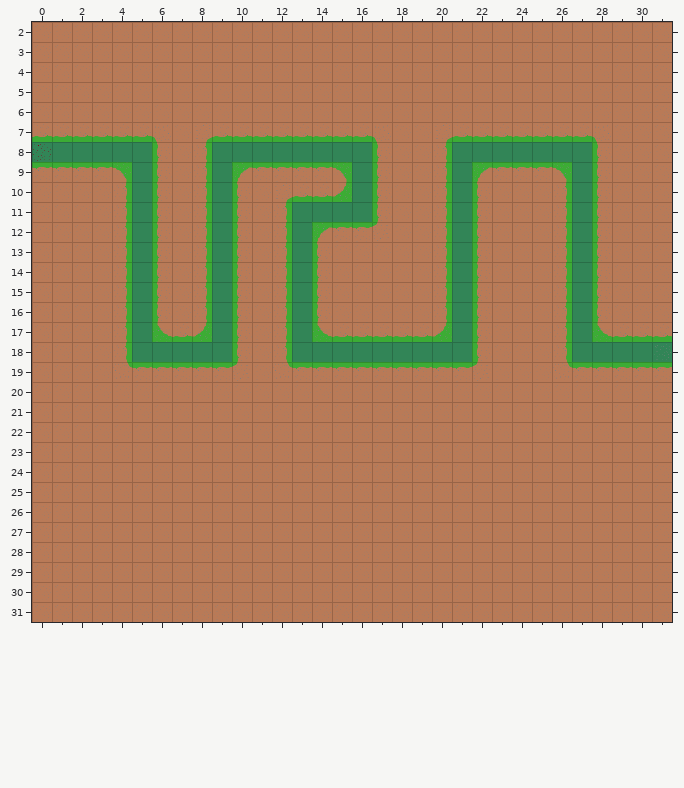
A Tiled map gets an edit: tower-defense/tower-defense-android/assets/data/world/level2/level.tmx. The first picture shows the starting point.
Cells are 32x32 px. Shown: x 0..31, y 2..31.
The same view after the edit:
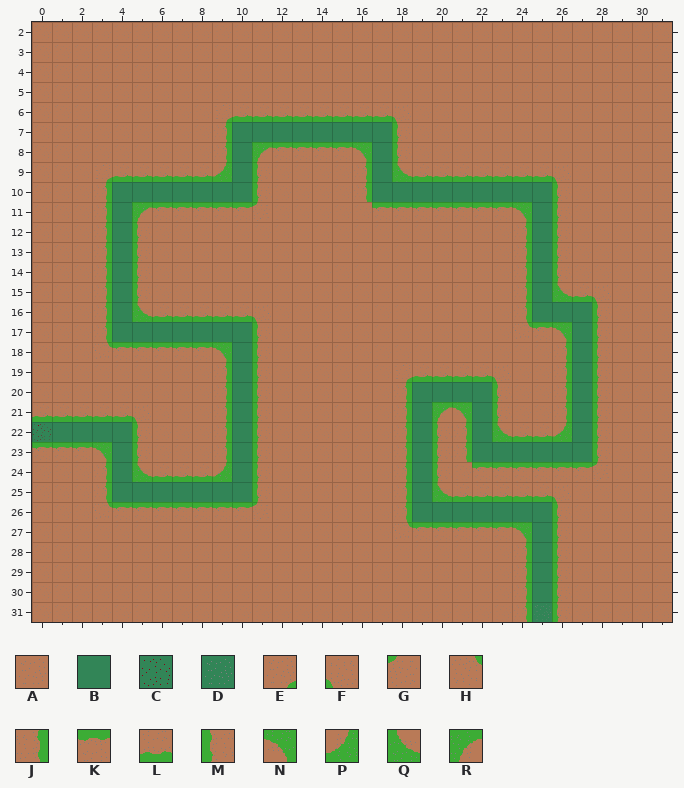
Key: from "tiles": A 0, B 4, C 5, D 6, E 7, F 8, G 9, H 10, J 12, K 13, L 14, M 15, N 16, P 17, Q 18, R 19.
_ is an empty cell, # one hidden under a higher layer, . an unchanged one.
Diff:
--- layer "Ground"
@@ x 0..31 @@
- 6 .........AAAAAAAAAA.............
- 7 LLLLLLF.ELLLLLLLLFA.ELLLLLLLF...
- 8 ......M.J#.######MA.J.......M...
- 9 KKKKN#MAJ#RKKKKN#MAAJ#RKKKN.M...
-10 ...AJ.M.J.MAELLP#M..J.M...J.M...
-11 ...AJ#MAJ#MAJ....MAAJ#MAA.J.M...
-12 ...AJ#M.J.M.J.RKKG..J.M.A.J.M...
-13 ...AJ#M.J.M.J.M.....J.M.A.J.M...
-14 ...AJ#M.J.M.J.M.....J.M.A.J.M...
-15 ...AJ#M.J.M.J.M.....J.M.A.J#M...
-16 ...AJ#MAJ#MAJ.M.....J.M.A.J.....
-17 ...AJ.QLP.MAJ.QLLLLLP.M.AAJ.QLLL
-18 ...AJ#####MAJ.........M.....#...
-19 ....HKKKKKGAHKKKKKKKKKGA..HKKKKK
-20 .........A.A......A....A..A.A...
-21 AAAAAA...A.A......A.AA.A..A.A...
-22 .....A...A.A......A.AA.AAAA.A...
-23 AAAA.A...A.A......A.AA......A...
-24 ...A.AAAAA.A......A.A.AAAAAAA...
-25 ...A.......A......A.AAAAAAA.....
-26 ...AAAAAAAAA......A.......A.....
-27 ..................AAAAAAA.A.....
-28 ........................A.A.....
-29 ........................A.A.....
-30 ........................A.A.....
-31 ........................A.A.....
+ 6 .........ELLLLLLLLF.............
+ 7 AAAAAAA.AJ########M.AAAAAAAAA...
+ 8 ......A.AJ.RKKKKN#M.A.......A...
+ 9 AAAELLLLLP#MAAAAJ#QLLLLLLLF.A...
+10 ...J#.#.#.#MAAAAJ#..#.#...M.A...
+11 ...J#RKKKKKGA....KKKKKKKN.M.A...
+12 ...J#MA.A.A.A.AAAA..A.A.J.M.A...
+13 ...J#MA.A.A.A.A.....A.A.J.M.A...
+14 ...J#MA.A.A.A.A.....A.A.J.M.A...
+15 ...J#MA.A.A.A.A.....A.A.J.QLF...
+16 ...J#QLLLLLFA.A.....A.A.J.#.....
+17 ...J#.###.#MA.AAAAAAA.A.HKN.MAAA
+18 ...HKKKKKN#MA.........A.....M...
+19 ....AAAAAJ#MAAAAAAELLLLF..J#MAAA
+20 .........J.M......J....M..J.M...
+21 LLLLLF...J.M......J.RN.M..J.M...
+22 .....M...J.M......J.MJ.QLLP.M...
+23 KKKN.M...J.M......J.MJ......M...
+24 ...J.QLLLP.M......J.M.KKKKKKG...
+25 ...J.......M......J.QLLLLLF.....
+26 ...HKKKKKKKG......J.......M.....
+27 ..................HKKKKKN.M.....
+28 ........................J.M.....
+29 ........................J.M.....
+30 ........................J.M.....
+31 ........................J.M.....
--- layer "Path"
@@ x 0..31 @@
- 7 ..........________..............
- 8 CBBBBB...B.BBBBBB_...BBBBBBB....
- 9 .....B...B_.....B_...B.....B....
-10 ...._.___._.....B____.____.B....
-11 ...._B...B...BBBB....B..._.B....
-12 ...._B...B...B.......B..._.B....
-13 ...._B...B...B.......B..._.B....
-14 ...._B...B...B.......B..._.B....
-15 ...._B...B...B.......B..._.B....
-16 ...._B...B...B.......B...__.....
-17 ...._.___._..B.......B..........
-18 .....BBBBB_..BBBBBBBBB......BBBD
-19 .........._................_....
-20 .........._........____...._....
-21 .........._........_.._...._....
-22 _____....._........_.._...._....
-23 ...._....._........_..______....
-24 ...._....._........_............
-25 ...._______........_............
-26 ..................._______......
-27 ........................._......
-28 ........................._......
-29 ........................._......
-30 ........................._......
-31 ........................._......
+ 7 ..........BBBBBBBB..............
+ 8 ______..._.______B..._______....
+ 9 ....._..._B....._B..._....._....
+10 ....B.BBB.B....._BBBB.BBBB._....
+11 ....B_..._...____...._...B._....
+12 ....B_..._..._......._...B._....
+13 ....B_..._..._......._...B._....
+14 ....B_..._..._......._...B._....
+15 ....B_..._..._......._...B._....
+16 ....B_..._..._......._...BB.....
+17 ....B.BBB.B.._......._..........
+18 ....._____B.._________......____
+19 ..........B................B....
+20 ..........B........BBBB....B....
+21 ..........B........B..B....B....
+22 CBBBB.....B........B..B....B....
+23 ....B.....B........B..BBBBBB....
+24 ....B.....B........B............
+25 ....BBBBBBB........B............
+26 ...................BBBBBBB......
+27 .........................B......
+28 .........................B......
+29 .........................B......
+30 .........................B......
+31 .........................D......
Changed places in both pictures, as pixel boxes (x1, y1, x2, y2):
changed: (32, 102, 672, 622)
